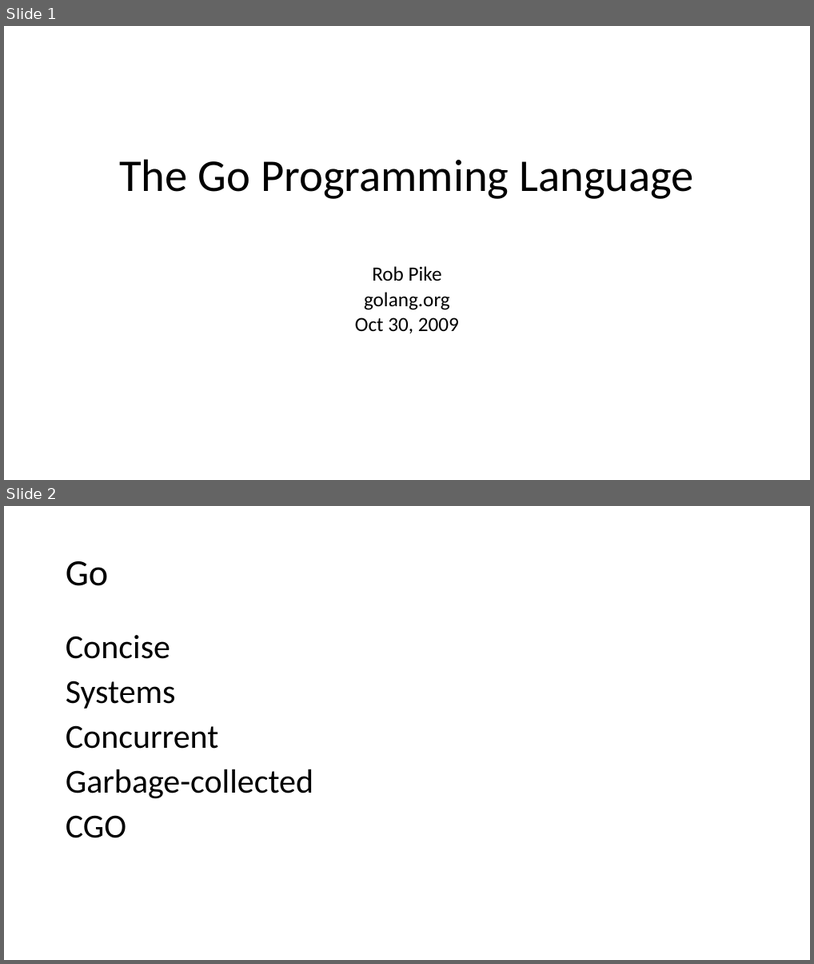
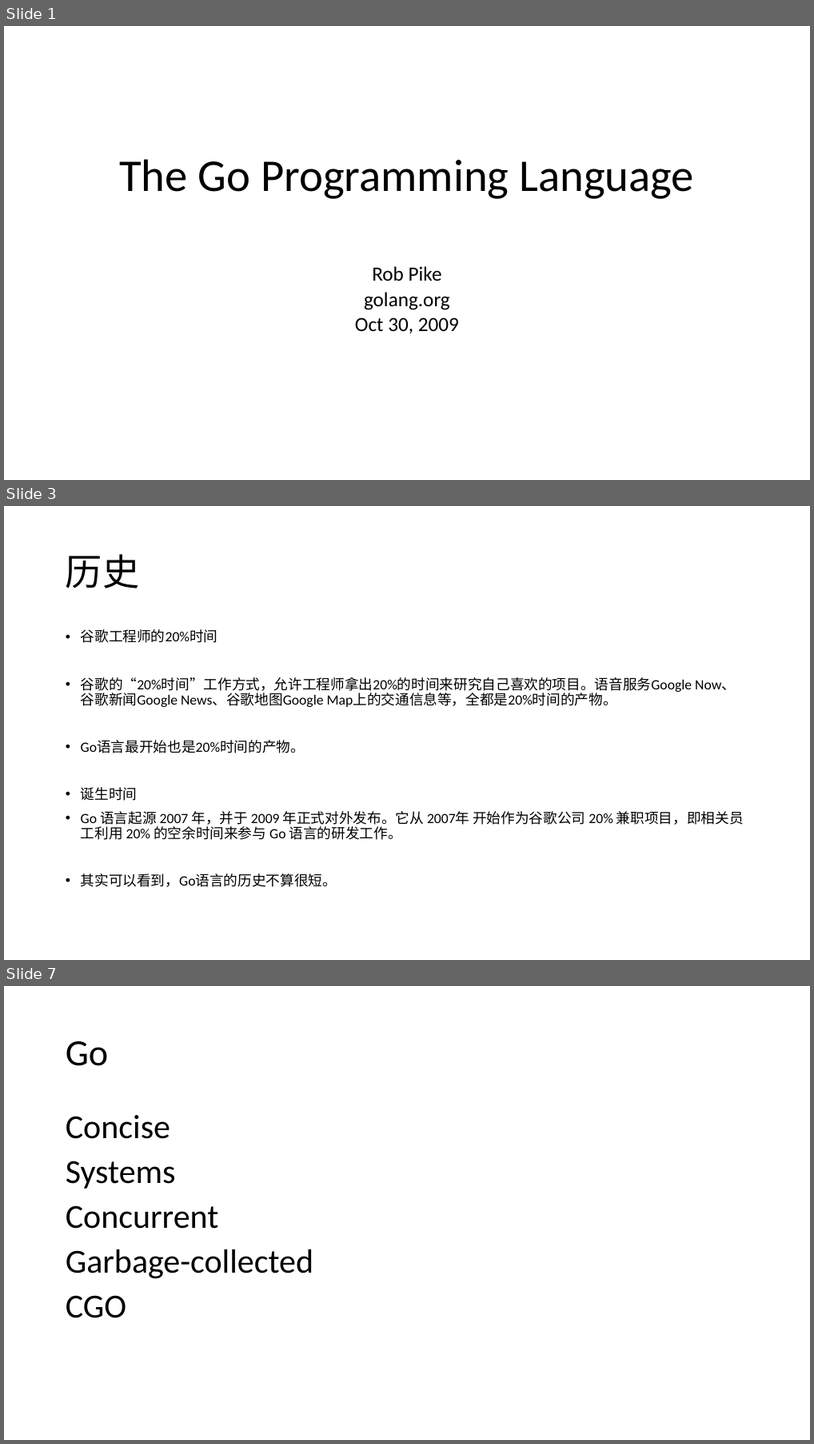
Before and after one commit to firstbird/goPresent, a slide deck: go introduction.pptx. Shown one above the other, each under a label of ours: slides 1 and 2 before the commit, slides 1, 3 and 7 after it; the slides between them are not shown. The pictures are 814x964 and 814x1444 pixels, drawn with LibreOffice and Linux fonts; fonts in the diff are those of the drawing. Boxes give left, top, right and bottom in pixels: in the first picture for what was removed or moved away, otherwise in the second. Text is boxed around its words. In the diff, an @@ line names an element or a change of style, - is before the commit and + after.

```diff
--- a/go introduction.pptx
+++ b/go introduction.pptx
@@ slide 3 added at [4, 506, 810, 960], background #FFFFFF @@
@@ title added at [66, 554, 139, 588], 44 pt, text #000000 @@
+历史
@@ text added at [81, 629, 744, 887], 16.8 pt, text #000000 @@
+• 谷歌工程师的20%时间
+• 谷歌的“20%时间”工作方式，允许工程师拿出20%的时间来研究自己喜欢的项目。语音服务Google Now、谷歌新闻Google News、谷歌地图Google Map上的交通信息等，全都是20%时间的产物。
+• Go语言最开始也是20%时间的产物。
+• 诞生时间
+• Go 语言起源 2007 年，并于 2009 年正式对外发布。它从 2007年 开始作为谷歌公司 20% 兼职项目，即相关员工利用 20% 的空余时间来参与 Go 语言的研发工作。
+• 其实可以看到，Go语言的历史不算很短。
@@ what was slide 2 is now slide 7 @@
```
Also in this commit, not shown: 5 other slides added, 3 other files.
